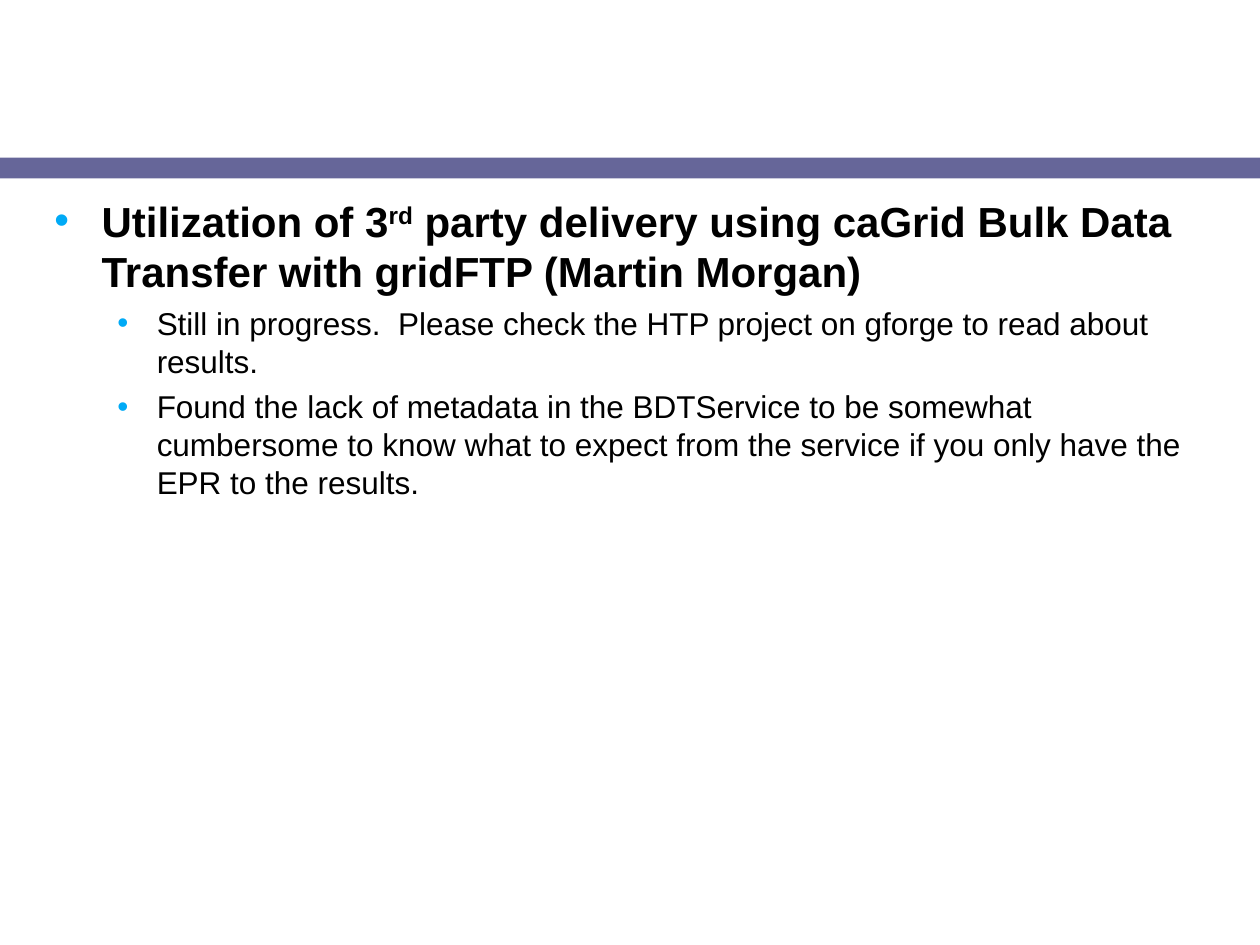
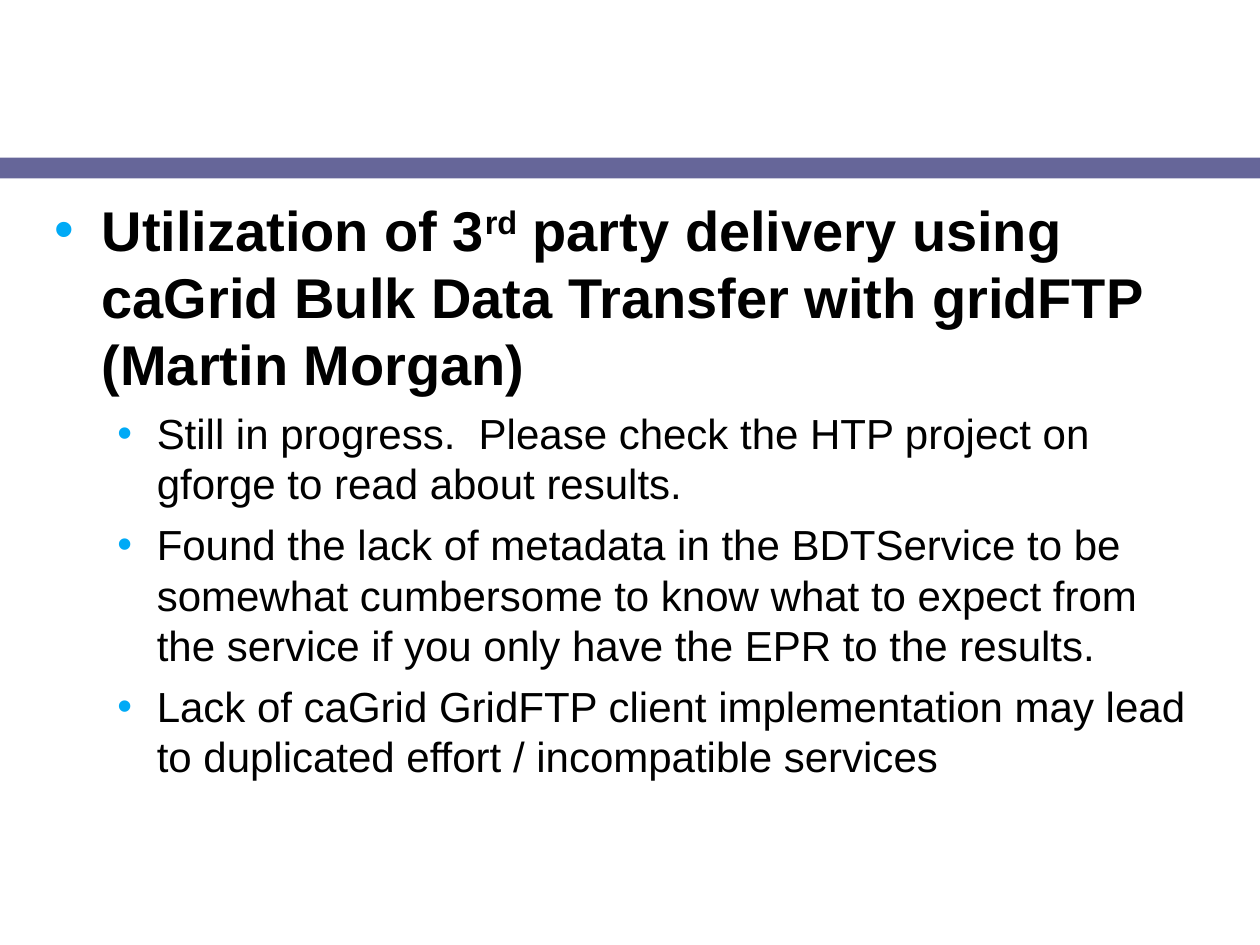
Before and after one commit to NCIP/cagrid-docs, a slide deck: slide 9 of presentations/200708_VCDE_ARCH/20070807_Day2_ICR-HTP-update.ppt (slide 8 before the commit). Drawn at 1260x945 pixels with LibreOffice and Linux fonts; fonts in the diff are those of the drawing; background and template pictures are left out. Boxes give left, top, right and bottom in pixels: in the first picture for what was removed or moved away, otherwise in the second. Text is boxed around its words. In the diff, an @@ line names an element or a change of style, - is before the commit and + after.

```diff
--- a/presentations/200708_VCDE_ARCH/20070807_Day2_ICR-HTP-update.ppt
+++ b/presentations/200708_VCDE_ARCH/20070807_Day2_ICR-HTP-update.ppt
@@ text at (102, 210, 1143, 669): size 24 to 32 pt in "Utilization of 3rd party delivery using caGrid ..."; size 18 to 24 pt in "Still in progress. Please check the HTP ...", "Found the lack of metadata in the ..."; more space between paragraphs @@
@@ text at (157, 691, 1185, 781): paragraph added @@
+  • Lack of caGrid GridFTP client implementation may lead to duplicated effort / incompatible services
```
Also in this commit, not shown: 3 other slides changed, 2 slides added, 1 slide removed.
